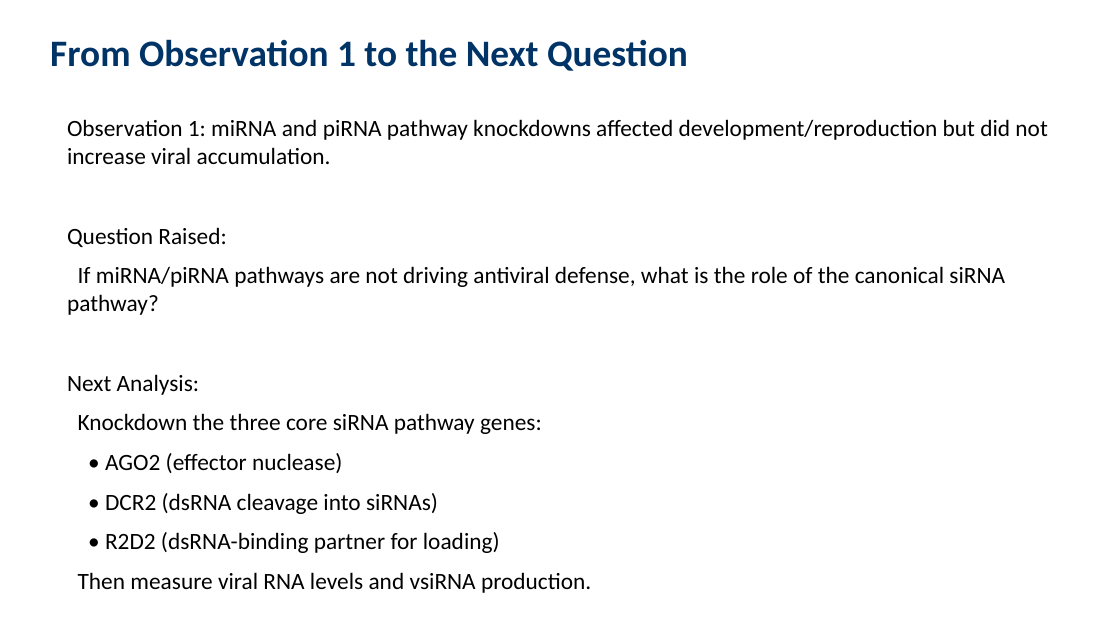
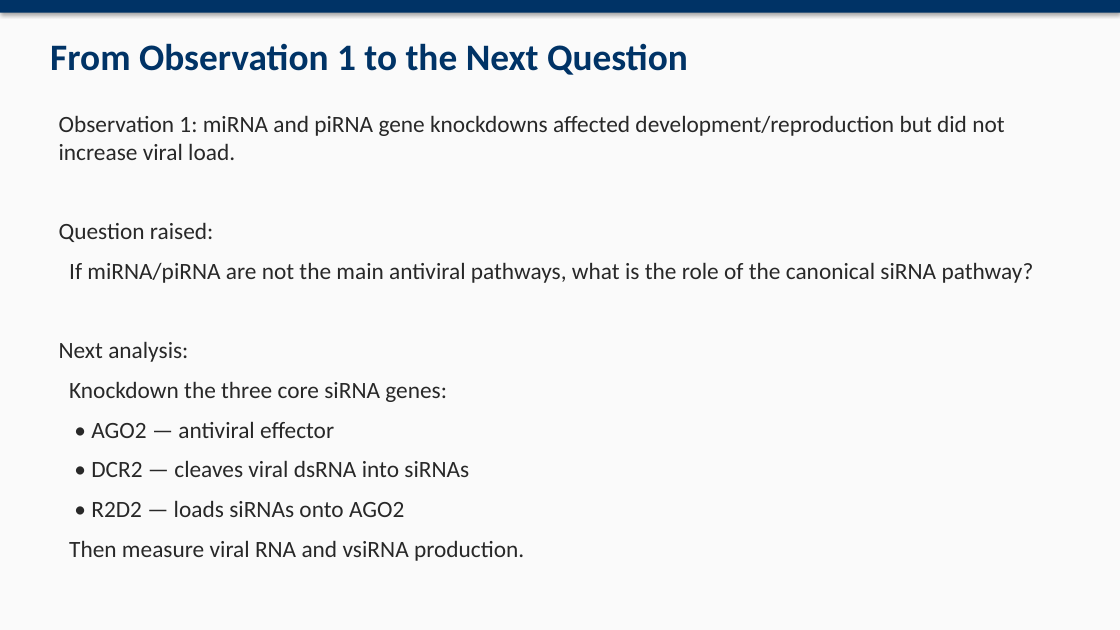
Before and after one commit to David-Mwania/Mwania-Project, a slide deck: slide 7 of Mwania Project/RNAi_Hemiptera_Presentation.pptx. Drawn at 1120x630 pixels with LibreOffice and Linux fonts; fonts in the diff are those of the drawing. Boxes give left, top, right and bottom in pixels: in the first picture for what was removed or moved away, otherwise in the second. Text is boxed around its words. In the diff, an @@ line names an element or a change of style, - is before the commit and + after.

```diff
--- a/Mwania Project/RNAi_Hemiptera_Presentation.pptx
+++ b/Mwania Project/RNAi_Hemiptera_Presentation.pptx
@@ rectangle added at (x1=0, y1=0, x2=1120, y2=630), fill #FAFAFA @@
@@ rectangle added at (x1=0, y1=0, x2=1120, y2=13), fill #003366 @@
@@ text "From Observation 1 to the ..." moved from (x1=50, y1=39, x2=688, y2=71) to (x1=50, y1=43, x2=688, y2=75) @@
@@ text at (x1=59, y1=115, x2=1034, y2=561): text changed; text colour #000000 to #282828 @@
-Observation 1: miRNA and piRNA pathway knockdowns affected development/reproduction but did not increase viral accumulation.
-Question Raised:
-If miRNA/piRNA pathways are not driving antiviral defense, what is the role of the canonical siRNA pathway?
-Next Analysis:
-Knockdown the three core siRNA pathway genes:
-• AGO2 (effector nuclease)
-• DCR2 (dsRNA cleavage into siRNAs)
-• R2D2 (dsRNA-binding partner for loading)
-Then measure viral RNA levels and vsiRNA production.
+Observation 1: miRNA and piRNA gene knockdowns affected development/reproduction but did not increase viral load.
+Question raised:
+If miRNA/piRNA are not the main antiviral pathways, what is the role of the canonical siRNA pathway?
+Next analysis:
+Knockdown the three core siRNA genes:
+• AGO2 — antiviral effector
+• DCR2 — cleaves viral dsRNA into siRNAs
+• R2D2 — loads siRNAs onto AGO2
+Then measure viral RNA and vsiRNA production.
```
Also in this commit, not shown: 13 other slides changed, 2 slides added, 1 other file.
